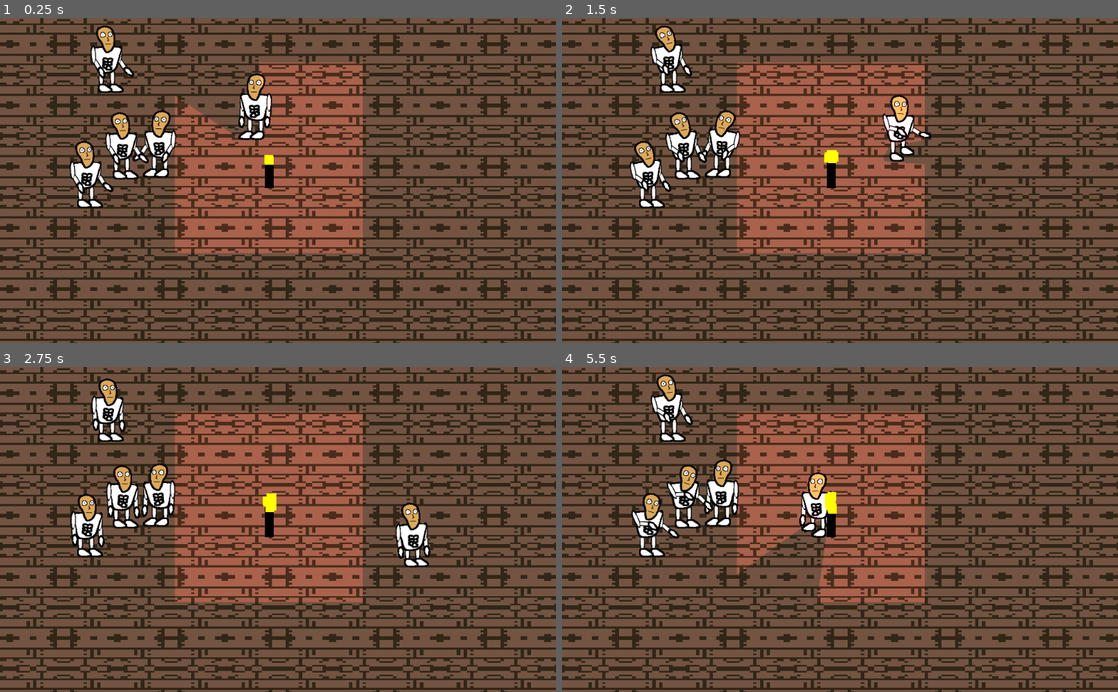
Above: before the commit, frames 1-4 (two rows, left to right).
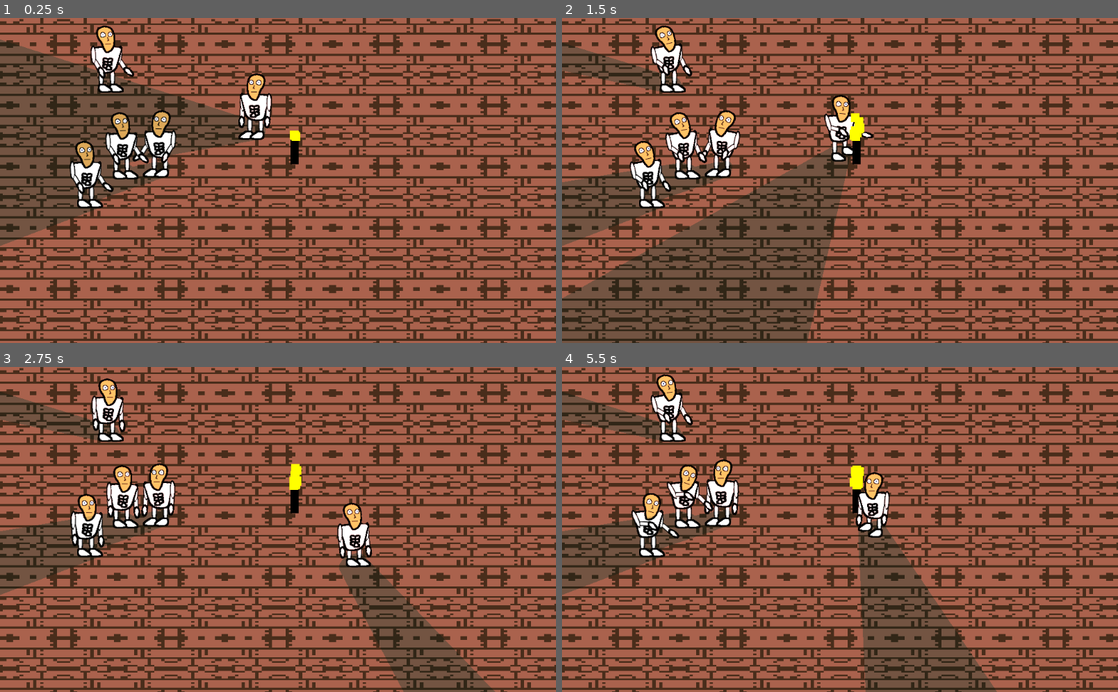
Above: after the commit, the same moments.

Repository: IllusiveS/godot_2d_animation
Game: Godot game, scene res://Level.tscn
The game is run twice, just before and just after one commit, with the same random seed, the same clock (stepped at 60 frames per second) and the same inputs.
Inputs:
- Up to frame 1 (0.25 s): no input
- Up to frame 2 (1.5 s): hold Right (ui_right) 0.53-1.28 s; tap Space (ui_select) at 0.77 s; hold Down (ui_down) from 1.28 s (still down)
- Up to frame 3 (2.75 s): tap Space (ui_select) at 1.52 s; release Down (ui_down) at 2.03 s; hold Right (ui_right) from 2.03 s (still down)
- Up to frame 4 (5.5 s): release Right (ui_right) at 2.78 s; hold Up (ui_up) 2.78-3.53 s; tap Space (ui_select) at 3.02, 3.77, 4.52 s; hold Left (ui_left) 3.53-5.03 s; hold Down (ui_down) from 5.03 s (still down)

The runs differ from the first frame. In frame 1, 52% of the frame differs, in the area x 0-100%, y 0-100%; in frame 2, 50%; in frame 3, 53%; in frame 4, 56%.

Commit message:
added torch

Diff:
--- a/Level.tscn
+++ b/Level.tscn
@@ -3,8 +3,8 @@
 [ext_resource path="res://Scripts/CharacterController.gd" type="Script" id=1]
 [ext_resource path="res://CompiledAssets/background/wood.png" type="Texture" id=2]
 [ext_resource path="res://Scripts/Crowd.gd" type="Script" id=3]
-[ext_resource path="res://Character.tscn" type="PackedScene" id=4]
-[ext_resource path="res://Scenes/Torch.tscn" type="PackedScene" id=5]
+[ext_resource path="res://Scenes/Torch.tscn" type="PackedScene" id=4]
+[ext_resource path="res://Character.tscn" type="PackedScene" id=5]
 
 [node name="Level" type="Node2D"]
 position = Vector2( 496.006, 259.053 )
@@ -23,29 +23,30 @@
 [node name="YSort" type="YSort" parent="."]
 script = ExtResource( 3 )
 
-[node name="Character" parent="YSort" instance=ExtResource( 4 )]
+[node name="Torch" parent="YSort" instance=ExtResource( 4 )]
+position = Vector2( 46.2528, -43.5321 )
+
+[node name="Character" parent="YSort" instance=ExtResource( 5 )]
 position = Vector2( -25.8176, -97.5897 )
 scale = Vector2( 1, 1 )
 
 [node name="Crowd" parent="YSort" groups=[
 "crowd",
-] instance=ExtResource( 4 )]
+] instance=ExtResource( 5 )]
 position = Vector2( -298.889, -184.361 )
 
 [node name="Crowd2" parent="YSort" groups=[
 "crowd",
-] instance=ExtResource( 4 )]
+] instance=ExtResource( 5 )]
 position = Vector2( -271.654, -24.4418 )
 
 [node name="Crowd3" parent="YSort" groups=[
 "crowd",
-] instance=ExtResource( 4 )]
+] instance=ExtResource( 5 )]
 position = Vector2( -337.298, 28.6319 )
 
 [node name="Crowd4" parent="YSort" groups=[
 "crowd",
-] instance=ExtResource( 4 )]
+] instance=ExtResource( 5 )]
 position = Vector2( -201.82, -27.9335 )
 scale = Vector2( 1, 1 )
-
-[node name="Torch" parent="." instance=ExtResource( 5 )]
--- a/Scenes/Torch.tscn
+++ b/Scenes/Torch.tscn
@@ -14,11 +14,14 @@
 orbit_velocity_random = 0.0
 color = Color( 1, 0.984314, 0, 1 )
 
+[sub_resource type="RectangleShape2D" id=2]
+extents = Vector2( 10, 36.6273 )
+
 [node name="Torch" type="Node2D"]
 
 [node name="Torch" type="Light2D" parent="."]
-position = Vector2( -0.945427, -0.945374 )
-scale = Vector2( 10.7886, 10.9855 )
+position = Vector2( -1.51047, -2.2941 )
+scale = Vector2( 41.9279, 37.4864 )
 texture = ExtResource( 1 )
 color = Color( 0.470588, 0.156863, 0.156863, 1 )
 shadow_enabled = true
@@ -31,7 +34,16 @@
 
 [node name="Particles2D" type="Particles2D" parent="."]
 amount = 12
-lifetime = 2.0
+lifetime = 2.5
+speed_scale = 3.0
+randomness = 1.0
 local_coords = false
+draw_order = 1
 process_material = SubResource( 1 )
 texture = ExtResource( 2 )
+
+[node name="StaticBody" type="StaticBody2D" parent="."]
+
+[node name="CollisionShape2D" type="CollisionShape2D" parent="StaticBody"]
+position = Vector2( 0, 20.7743 )
+shape = SubResource( 2 )
--- a/Scripts/Character.gd
+++ b/Scripts/Character.gd
@@ -7,6 +7,7 @@
 
 onready var animation_tree = $AnimationTree
 onready var state_machine = animation_tree["parameters/StateMachine/playback"]
+
 var target_direciton : Vector2
 var direction : Vector2
 var h_flip = 1
@@ -49,7 +50,6 @@
 		if h_flip < -1:
 			h_flip = -1
 
-	print(h_flip)
 	$"Polygons".scale.x = h_flip
 	$"Skeleton".scale.x = h_flip
 	pass
Not shown: 1 places in Scenes/Torch.tscn that only renumber resources
